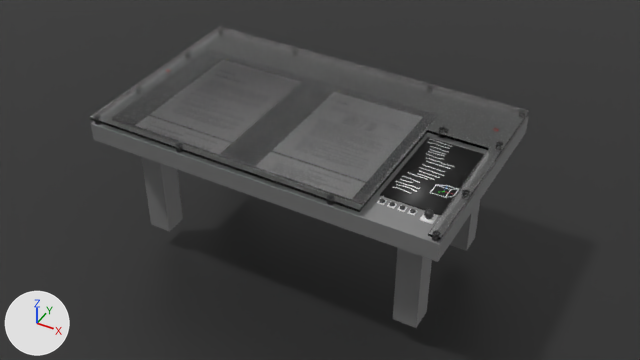
Two versions of the Blender file case/Smart Desk.blend, one commit apart.
Both versions are drawn from the file's camera 'z_cam.000'. Every picture has the same lights, and +X, +Y and +Z are marked at lower left.

Objects in the first picture: 'Cover', 'Desk', 'Floor', 'Smol'.
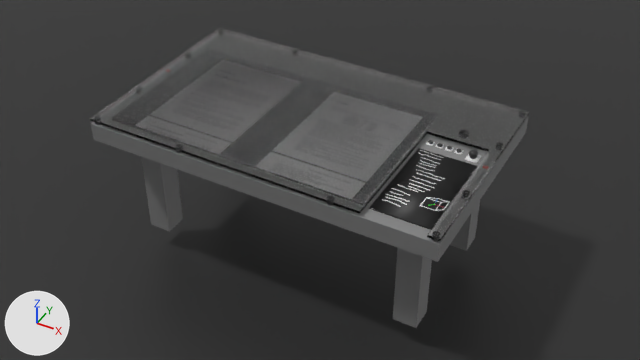
Where the change shows, as pixel boxes [x1, y1, x2, y2] in the pictures (640 x 360 px):
'Cover', moved: before [90, 26, 530, 240]; after [90, 28, 529, 241]
'Smol', moved: before [380, 137, 484, 216]; after [369, 148, 477, 230]

The change in detail:
Object 'Smol' (ob_smol) moves from (0.517, -0.089, 0.613) to (0.517, -0.166, 0.613).
Object 'Cover' (ob_cover) moves from (-0.077, -0.065, 0.634) to (-0.077, -0.065, 0.628).
